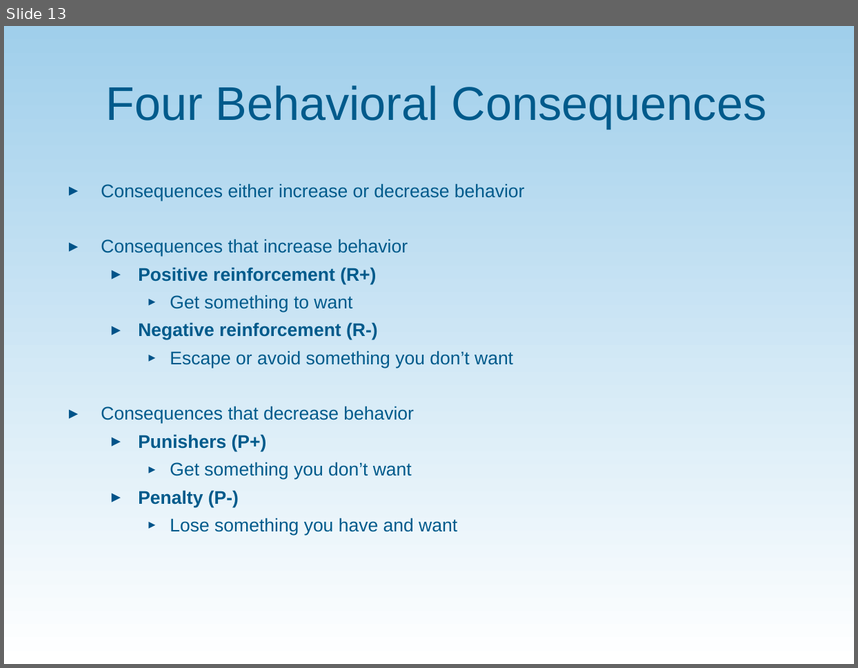
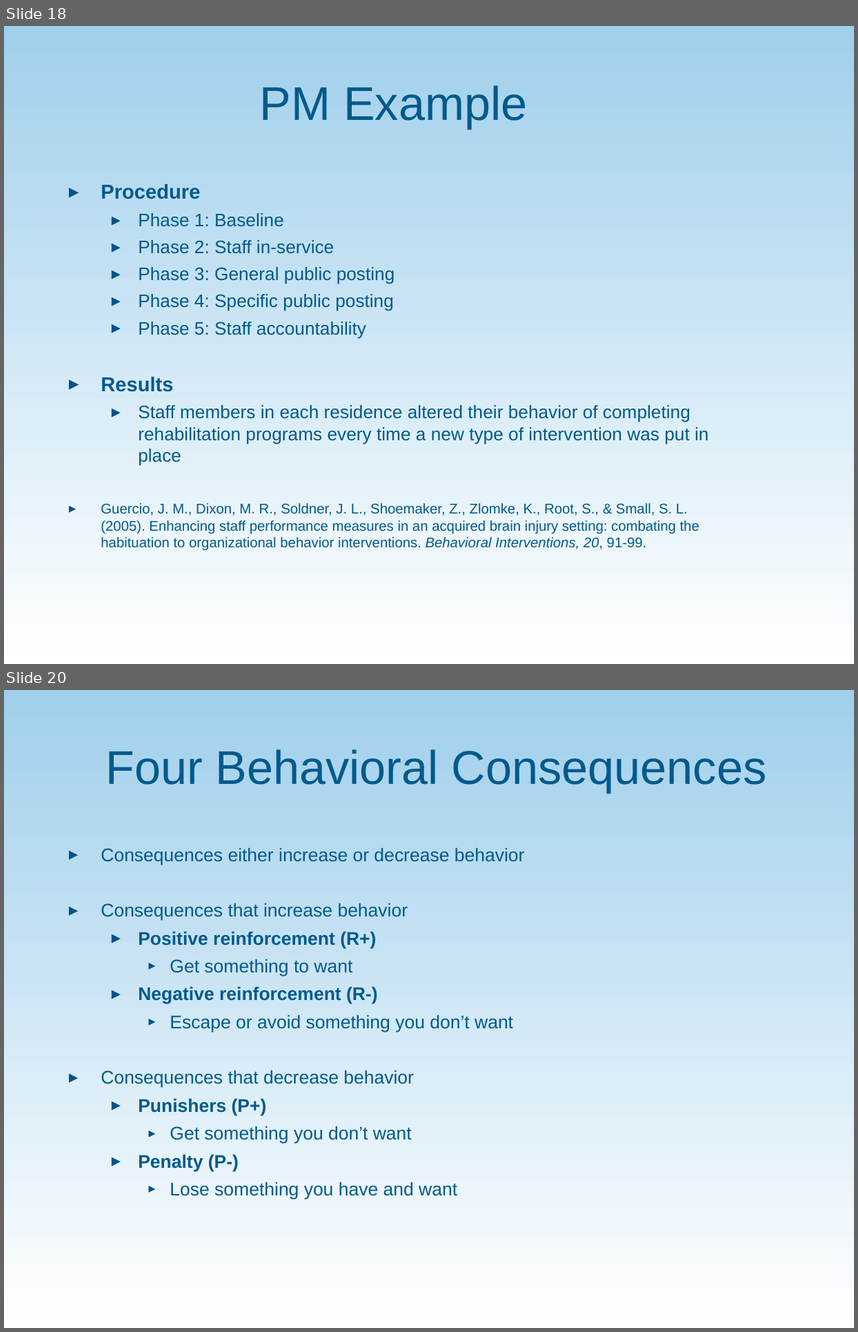
Before and after one commit to communityinclusion/vrsummit.org, a slide deck: assets/PP_Performance_Management_Behavioral_Perspective.ppt. Shown one above the other, each under a label of ours: slide 13 before the commit, slides 18 and 20 after it; the slides between them are not shown. The pictures are 858x668 and 858x1332 pixels, drawn with LibreOffice and Linux fonts; fonts in the diff are those of the drawing; background and template pictures are left out. Boxes give left, top, right and bottom in pixels: in the first picture for what was removed or moved away, otherwise in the second. Text is boxed around its words. In the diff, an @@ line names an element or a change of style, - is before the commit and + after.

```diff
--- a/assets/PP_Performance_Management_Behavioral_Perspective.ppt
+++ b/assets/PP_Performance_Management_Behavioral_Perspective.ppt
@@ slide 18 added at bbox=[4, 26, 854, 664], background picture (left out) @@
@@ title added at bbox=[260, 85, 527, 128], 40 pt, text #005A8B @@
+PM Example
@@ text added at bbox=[101, 184, 708, 550], 11.9 pt, text #005A8B @@
+▸ Procedure
+  ▸ Phase 1: Baseline
+  ▸ Phase 2: Staff in-service
+  ▸ Phase 3: General public posting
+  ▸ Phase 4: Specific public posting
+  ▸ Phase 5: Staff accountability
+▸ Results
+  ▸ Staff members in each residence altered their behavior of completing rehabilitation programs every time a new type of intervention was put in place
+▸ Guercio, J. M., Dixon, M. R., Soldner, J. L., Shoemaker, Z., Zlomke, K., Root, S., & Small, S. L. (2005). Enhancing staff performance measures in an acquired brain injury setting: combating the habituation to organizational behavior interventions. Behavioral Interventions, 20, 91-99.
@@ what was slide 13 is now slide 20 @@
```
Also in this commit, not shown: 13 slides changed, 6 other slides added.
